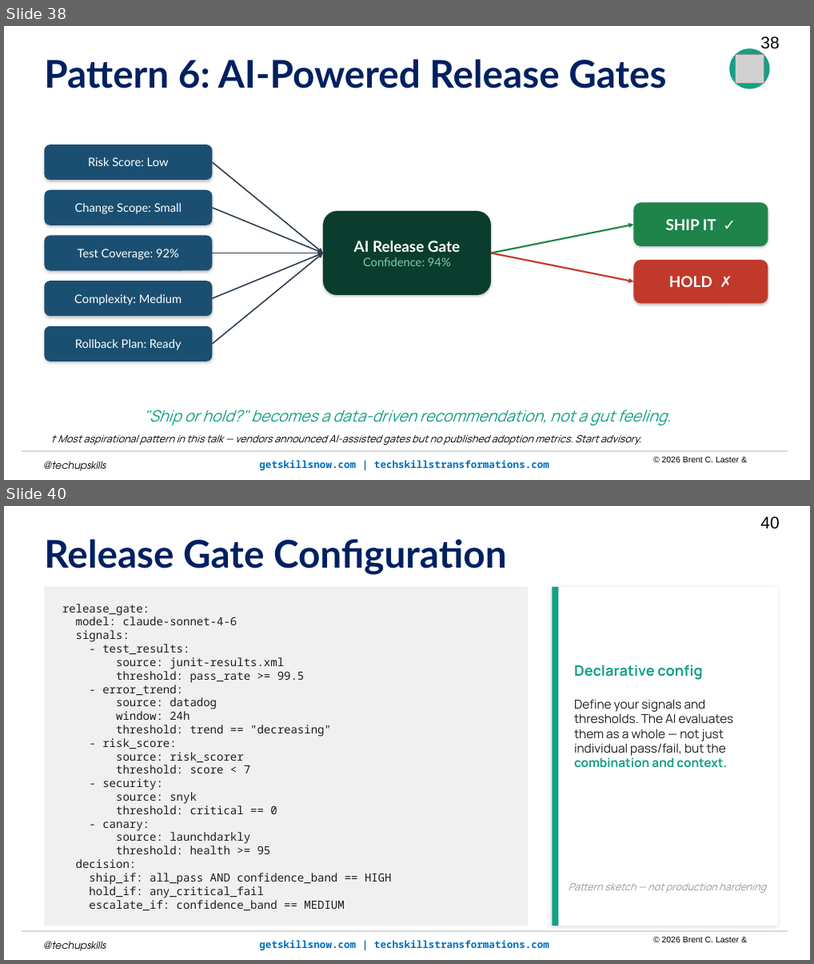
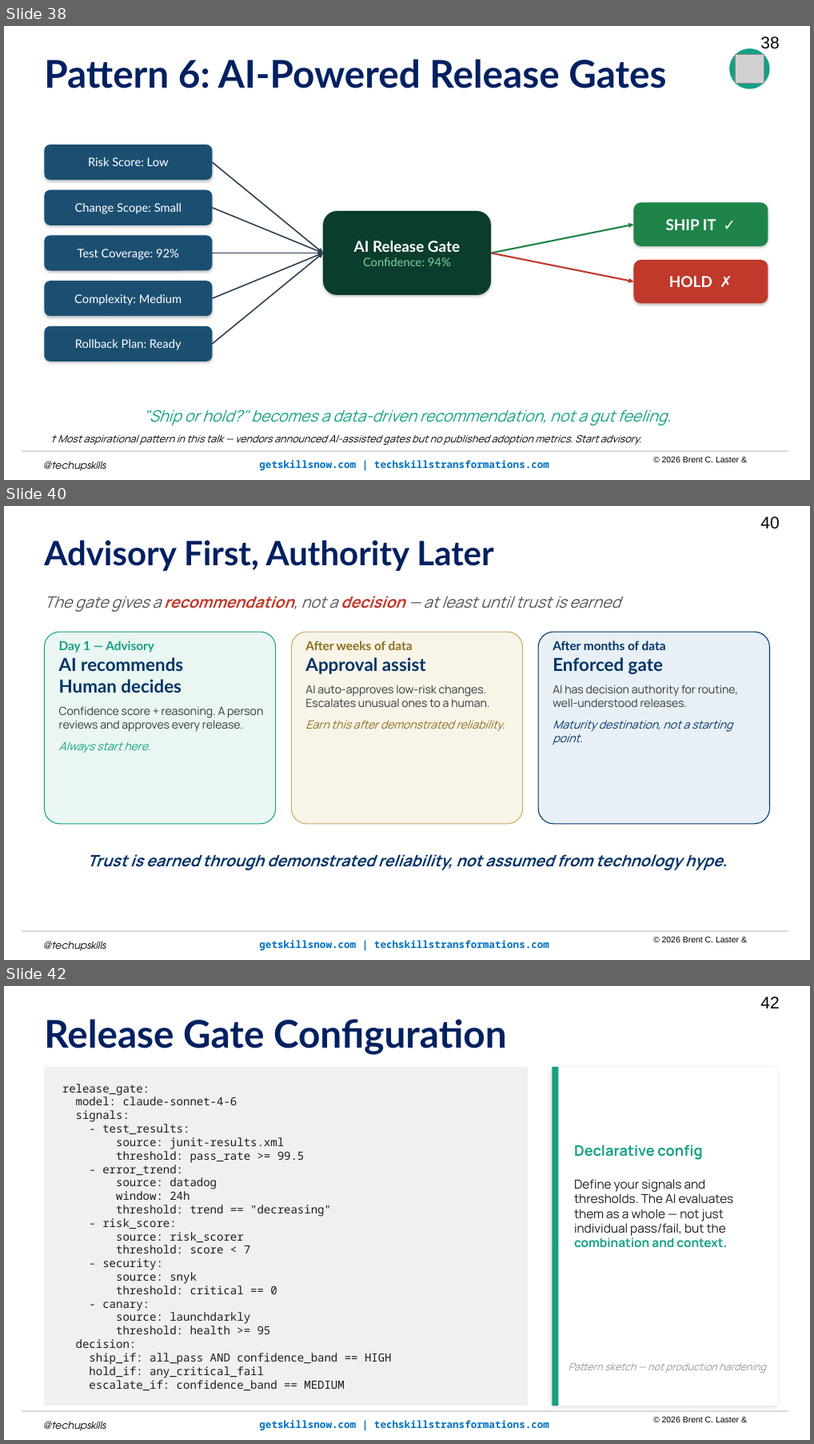
Before and after one commit to brentlaster/arc-of-ai-talks, a slide deck: cai/cicd-cai.pptm. Shown one above the other, each under a label of ours: slides 38 and 40 before the commit, slides 38, 40 and 42 after it; the slides between them are not shown. The pictures are 814x964 and 814x1444 pixels, drawn with LibreOffice and Linux fonts; fonts in the diff are those of the drawing; grey boxes stand for pictures; background and template pictures are left out. Boxes give left, top, right and bottom in pixels: in the first picture for what was removed or moved away, otherwise in the second. Text is boxed around its words. In the diff, an @@ line names an element or a change of style, - is before the commit and + after.

```diff
--- a/cai/cicd-cai.pptm
+++ b/cai/cicd-cai.pptm
@@ slide 40 added at (x1=4, y1=506, x2=810, y2=960), background picture (left out); not listed: 5 template elements that a slide beside it also shows @@
@@ text added at (x1=44, y1=540, x2=494, y2=571), 40 pt, text #002060, bold @@
+Advisory First, Authority Later
@@ text added at (x1=44, y1=596, x2=621, y2=612), 18.7 pt, text #555555, italic @@
+The gate gives a recommendation, not a decision — at least until trust is earned
@@ rounded rectangle added at (x1=45, y1=632, x2=276, y2=824), fill #EAF6F1, outline #16A085 1 pt @@
@@ text added at (x1=59, y1=640, x2=263, y2=753), 13.3 pt, text #343A40 @@
+Day 1 — Advisory
+AI recommends
+Human decides
+Confidence score + reasoning. A person reviews and approves every release.
+Always start here.
@@ rounded rectangle added at (x1=291, y1=632, x2=523, y2=824), fill #F8F4E8, outline #C9A96E 1 pt @@
@@ text added at (x1=306, y1=640, x2=506, y2=732), 13.3 pt, text #343A40 @@
+After weeks of data
+Approval assist
+AI auto-approves low-risk changes. Escalates unusual ones to a human.
+Earn this after demonstrated reliability.
@@ rounded rectangle added at (x1=538, y1=632, x2=770, y2=824), fill #E8F0F6, outline #003366 1 pt @@
@@ text added at (x1=553, y1=640, x2=738, y2=745), 13.3 pt, text #003366 @@
+After months of data
+Enforced gate
+AI has decision authority for routine, well-understood releases.
+Maturity destination, not a starting point.
@@ text added at (x1=87, y1=854, x2=728, y2=870), 18.7 pt, text #003366, bold, italic @@
+Trust is earned through demonstrated reliability, not assumed from technology hype.
@@ what was slide 40 is now slide 42 @@
@@ page number at (x1=761, y1=996, x2=779, y2=1008): text changed @@
-40
+42
```
Also in this commit, not shown: 5 slides changed, 3 other slides added, 3 slides removed, 1 other file.
